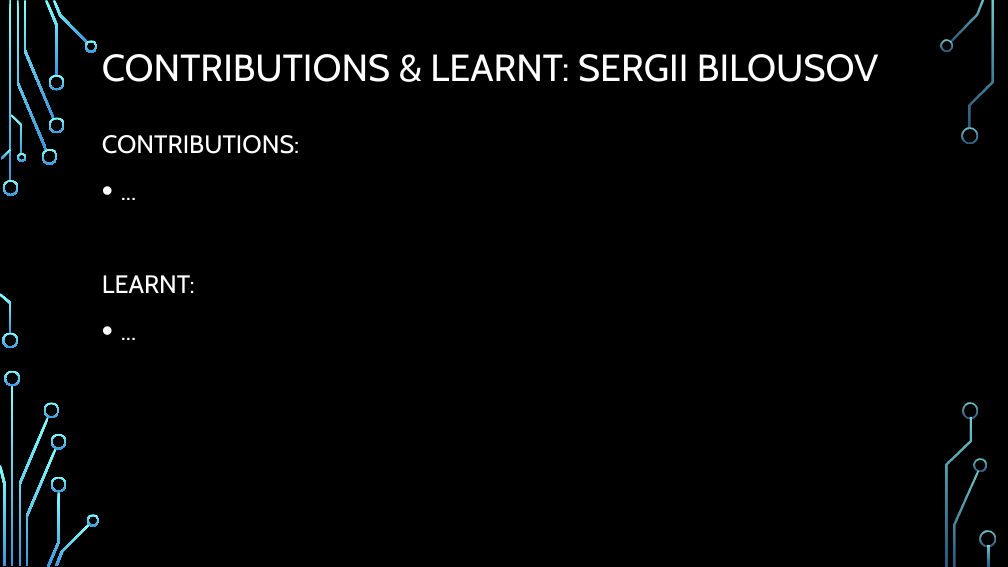
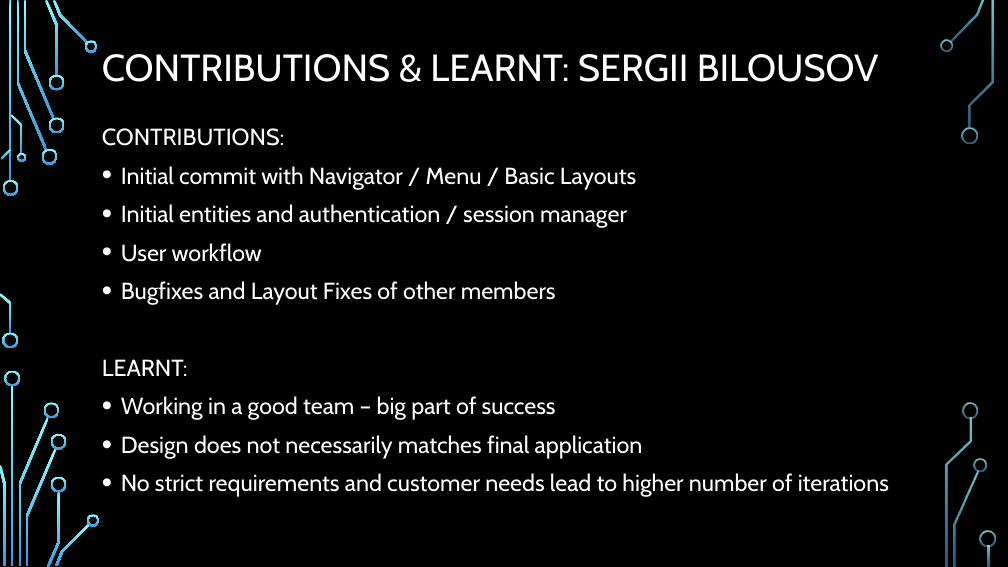
Before and after one commit to BurningBadger/ch.bfh.bti7081.s2016.blue, a slide deck: slide 2 of doc/task14/final_presentation.pptx (slide 3 before the commit). Drawn at 1008x567 pixels with LibreOffice and Linux fonts; fonts in the diff are those of the drawing; background and template pictures are left out. Boxes give left, top, right and bottom in pixels: in the first picture for what was removed or moved away, otherwise in the second. Text is boxed around its words. In the diff, an @@ line names an element or a change of style, - is before the commit and + after.

Commit message:
updated

```diff
--- a/doc/task14/final_presentation.pptx
+++ b/doc/task14/final_presentation.pptx
@@ text at (102,128,284,376): size 24 to 22.2 pt in "CONTRIBUTIONS:", "LEARNT:"; line spacing 1.2 to 1 @@
@@ text at (121,166,636,305): text changed; size 24 to 22.2 pt @@
-• ...
+• Initial commit with Navigator / Menu / Basic Layouts
+• Initial entities and authentication / session manager
+• User workflow
+• Bugfixes and Layout Fixes of other members
@@ text at (121,396,889,497): text changed; size 24 to 22.2 pt @@
-• ...
+• Working in a good team – big part of success
+• Design does not necessarily matches final application
+• No strict requirements and customer needs lead to higher number of iterations
```
Also in this commit, not shown: 1 slide removed.
